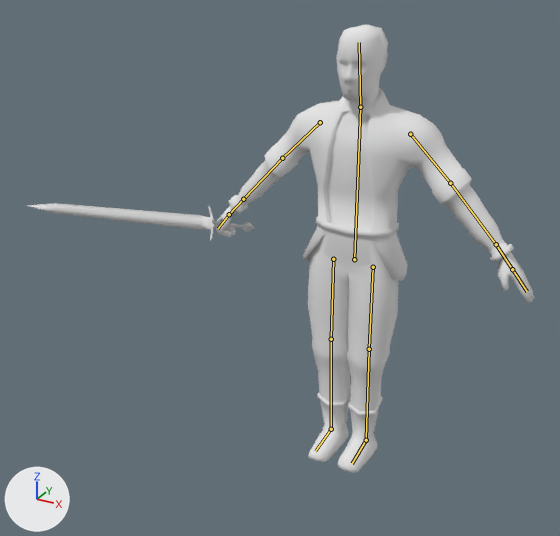
One commit to the Blender file Assets/Models/MainChar/MainCharNEW/mainChar4.blend: the scene before it, then after it.
Both versions are drawn from a 50 mm lens placed at (3.35, -7.83, 6.37), pointed at (-0.65, -0.56, 2.73). Arrows for +X, +Y and +Z are at lower left; the lights stay in place. The bones that bend it are drawn over the model as lines.
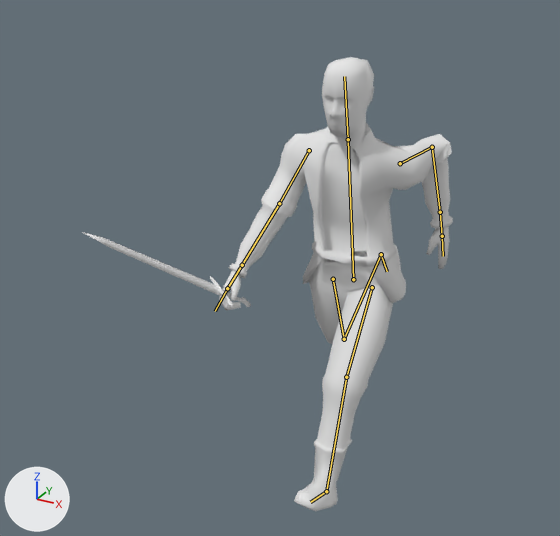
The newer file adds an action. The first version stands in its rest pose; the second is drawn at frame 0 of the action 'Run'.

The change, as a diff of the scene's bpy script:
```diff
--- a/Assets/Models/MainChar/MainCharNEW/mainChar4.blend.py
+++ b/Assets/Models/MainChar/MainCharNEW/mainChar4.blend.py
@@ bone_stommach @@
 bone_stommach = bpy.data.objects['Armature'].pose.bones['Stommach']
-bone_stommach.location = (0.0, 0.0, 0.0)
-bone_stommach.rotation_quaternion = (1.0, 0.0, 0.0, 0.0)  # degrees (0, 0, 0)
+bone_stommach.location = (0.0, -0.27, 0.0)
+bone_stommach.rotation_quaternion = (0.996, 0.086, 0.0, 0.0)  # degrees (10, 0, 0)
@@ bone_upperarm_l @@
 bone_upperarm_l = bpy.data.objects['Armature'].pose.bones['UpperArm.L']  # child of 'Stommach'
-bone_upperarm_l.rotation_quaternion = (1.0, 0.0, 0.0, 0.0)  # degrees (0, 0, 0)
+bone_upperarm_l.rotation_quaternion = (0.712, -0.587, 0.314, -0.225)  # degrees (-83, 11, -44)
@@ bone_lowerarm_l @@
 bone_lowerarm_l = bpy.data.objects['Armature'].pose.bones['LowerArm.L']  # child of 'UpperArm.L'
-bone_lowerarm_l.rotation_quaternion = (1.0, 0.0, 0.0, 0.0)  # degrees (0, 0, 0)
+bone_lowerarm_l.rotation_quaternion = (0.756, 0.0, -0.085, 0.649)  # degrees (-6, -7, 82)
@@ bone_upperarm_r @@
 bone_upperarm_r = bpy.data.objects['Armature'].pose.bones['UpperArm.R']  # child of 'Stommach'
-bone_upperarm_r.rotation_quaternion = (1.0, 0.0, 0.0, 0.0)  # degrees (0, 0, 0)
+bone_upperarm_r.rotation_quaternion = (0.93, -0.252, 0.162, -0.214)  # degrees (-33, 11, -29)
@@ bone_lowerarm_r @@
 bone_lowerarm_r = bpy.data.objects['Armature'].pose.bones['LowerArm.R']  # child of 'UpperArm.R'
-bone_lowerarm_r.rotation_quaternion = (1.0, 0.0, 0.0, 0.0)  # degrees (0, 0, 0)
+bone_lowerarm_r.rotation_quaternion = (0.996, 0.0, 0.026, 0.086)  # degrees (0, 3, 10)
@@ bone_hand1_r @@
 bone_hand1_r = bpy.data.objects['Armature'].pose.bones['Hand1.R']  # child of 'LowerArm.R'
-bone_hand1_r.rotation_quaternion = (1.0, 0.0, 0.0, 0.0)  # degrees (0, 0, 0)
+bone_hand1_r.rotation_quaternion = (0.96, -0.014, -0.27, 0.073)  # degrees (-4, -31, 10)
@@ bone_stommach_001 @@
 bone_stommach_001 = bpy.data.objects['Armature'].pose.bones['Stommach.001']  # child of 'Stommach'
-bone_stommach_001.rotation_quaternion = (1.0, 0.0, 0.0, 0.0)  # degrees (0, 0, 0)
+bone_stommach_001.rotation_quaternion = (0.998, -0.061, 0.0, 0.0)  # degrees (-7, 0, 0)
@@ bone_upperleg_r @@
 bone_upperleg_r = bpy.data.objects['Armature'].pose.bones['UpperLeg.R']
-bone_upperleg_r.location = (0.0, 0.0, 0.0)
-bone_upperleg_r.rotation_quaternion = (1.0, 0.0, 0.0, 0.0)  # degrees (0, 0, 0)
+bone_upperleg_r.location = (0.0, 0.27, 0.0)
+bone_upperleg_r.rotation_quaternion = (0.983, 0.184, 0.0, 0.0)  # degrees (21, 0, 0)
@@ bone_lowerleg_r @@
 bone_lowerleg_r = bpy.data.objects['Armature'].pose.bones['LowerLeg.R']  # child of 'UpperLeg.R'
-bone_lowerleg_r.rotation_quaternion = (1.0, 0.0, 0.0, 0.0)  # degrees (0, 0, 0)
+bone_lowerleg_r.rotation_quaternion = (0.652, 0.758, 0.0, 0.0)  # degrees (99, 0, 0)
@@ bone_upperleg_l @@
 bone_upperleg_l = bpy.data.objects['Armature'].pose.bones['UpperLeg.L']
-bone_upperleg_l.location = (0.0, 0.0, 0.0)
-bone_upperleg_l.rotation_quaternion = (1.0, 0.0, 0.0, 0.0)  # degrees (0, 0, 0)
+bone_upperleg_l.location = (0.0, 0.27, 0.0)
+bone_upperleg_l.rotation_quaternion = (0.949, -0.316, 0.0, 0.0)  # degrees (-37, 0, 0)
@@ bone_lowerleg_l @@
 bone_lowerleg_l = bpy.data.objects['Armature'].pose.bones['LowerLeg.L']  # child of 'UpperLeg.L'
-bone_lowerleg_l.rotation_quaternion = (1.0, 0.0, 0.0, 0.0)  # degrees (0, 0, 0)
+bone_lowerleg_l.rotation_quaternion = (0.992, 0.124, 0.0, 0.0)  # degrees (14, 0, 0)
@@ bone_foot_l @@
 bone_foot_l = bpy.data.objects['Armature'].pose.bones['Foot.L']  # child of 'LowerLeg.L'
-bone_foot_l.rotation_quaternion = (1.0, 0.0, 0.0, 0.0)  # degrees (0, 0, 0)
+bone_foot_l.rotation_quaternion = (0.999, -0.053, 0.0, 0.0)  # degrees (-6, 0, 0)
```

Changed parts and their boxes [x1, y1, x2, y2] in the pictures (560 x 536 px):
'Plane', posed (27% narrower): before [216, 25, 535, 473]; after [219, 57, 453, 511]
'Cube', posed (27% narrower, 90% taller): before [26, 203, 255, 242]; after [83, 232, 251, 307]
bone 'Stommach', root to tip: before (354, 259) to (360, 107); after (353, 279) to (348, 139)
bone 'UpperArm.L', root to tip: before (410, 134) to (450, 183); after (400, 163) to (432, 147)
bone 'LowerArm.L', root to tip: before (450, 183) to (496, 244); after (432, 147) to (440, 212)
bone 'UpperArm.R', root to tip: before (320, 122) to (282, 158); after (309, 150) to (279, 203)
bone 'LowerArm.R', root to tip: before (282, 158) to (243, 199); after (279, 203) to (242, 265)
bone 'Hand1.R', root to tip: before (243, 199) to (229, 214); after (242, 265) to (227, 288)
bone 'Stommach.001', root to tip: before (360, 107) to (359, 42); after (348, 139) to (344, 76)
bone 'UpperLeg.R', root to tip: before (333, 259) to (331, 339); after (333, 279) to (344, 339)
bone 'LowerLeg.R', root to tip: before (331, 339) to (331, 429); after (344, 339) to (381, 254)
bone 'UpperLeg.L', root to tip: before (373, 267) to (369, 349); after (372, 287) to (346, 377)
bone 'LowerLeg.L', root to tip: before (369, 349) to (366, 440); after (346, 377) to (326, 491)
bone 'Foot.L', root to tip: before (366, 440) to (352, 463); after (326, 491) to (310, 502)
